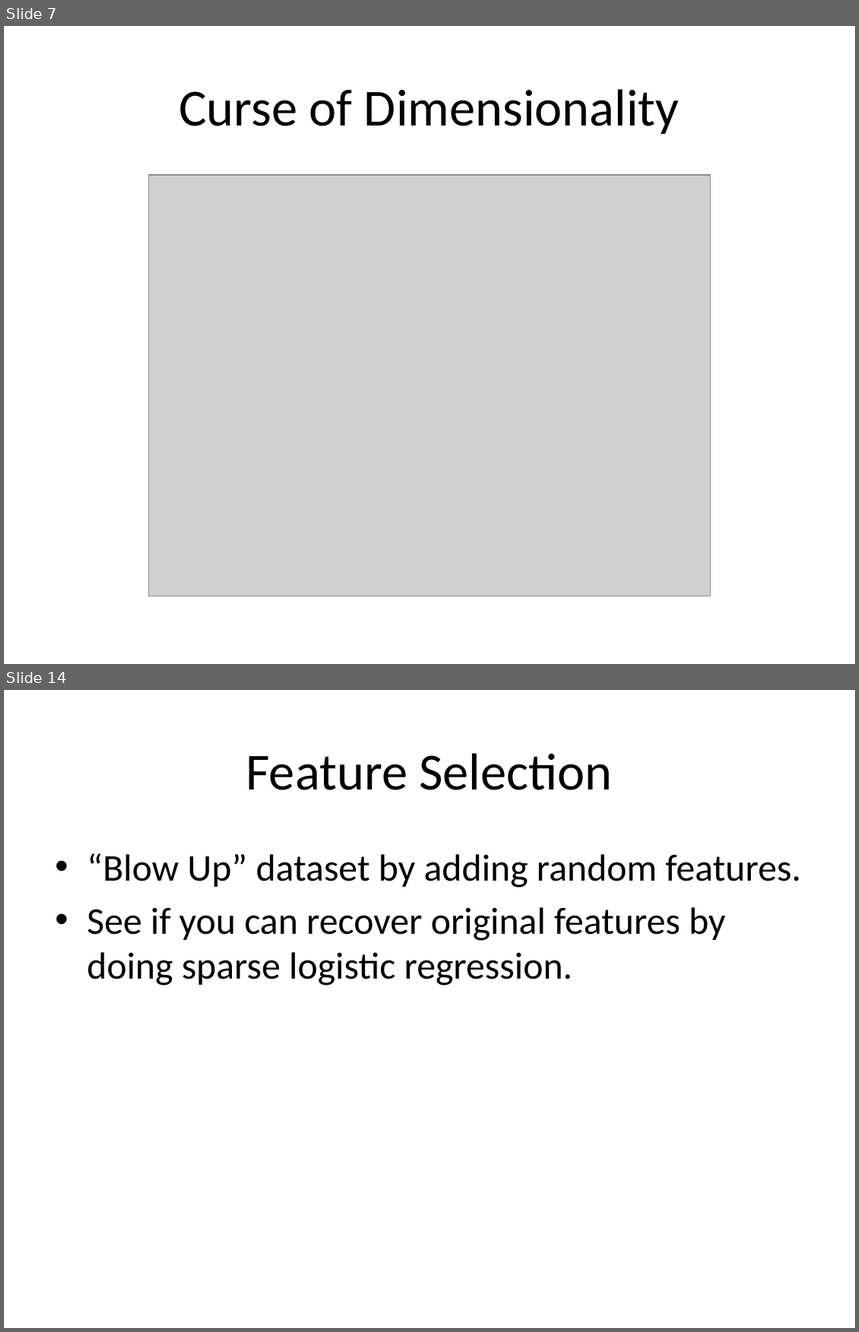
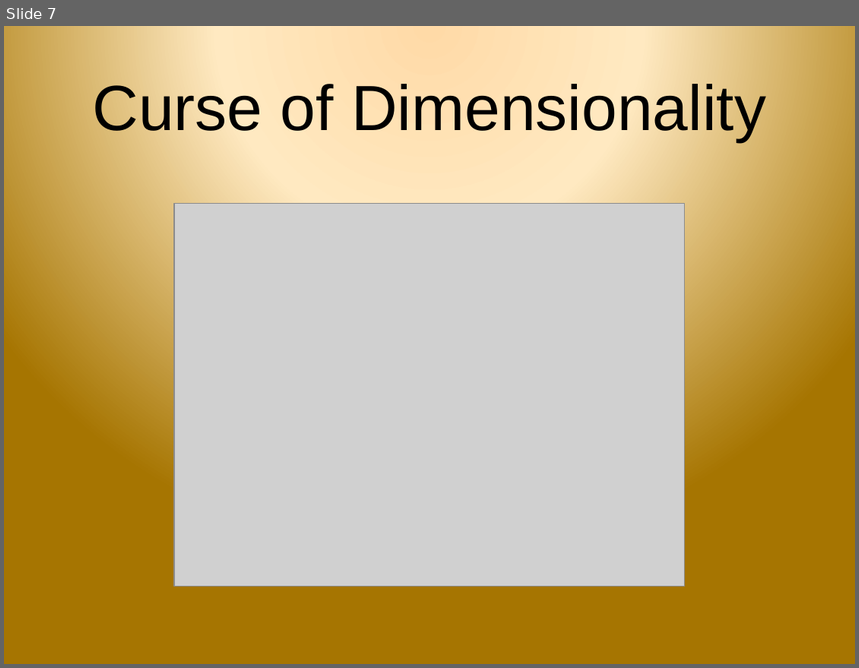
Before and after one commit to samanz/High-Dimensional-Classification, a slide deck: progressReport.pptx. Shown one above the other, each under a label of ours: slides 7 and 14 before the commit, slide 7 after it; the slides between them are not shown. The pictures are 859x1332 and 859x668 pixels, drawn with LibreOffice and Linux fonts; fonts in the diff are those of the drawing; grey boxes stand for pictures; background and template pictures are left out. Boxes give left, top, right and bottom in pixels: in the first picture for what was removed or moved away, otherwise in the second. Text is boxed around its words. In the diff, an @@ line names an element or a change of style, - is before the commit and + after.

```diff
--- a/progressReport.pptx
+++ b/progressReport.pptx
@@ slide 14 removed at [4,690,855,1328], background #FFFFFF @@
@@ title removed at [246,753,612,790] @@
-Feature Selection
@@ text removed at [87,853,801,986] @@
-• “Blow Up” dataset by adding random features.
-• See if you can recover original features by doing sparse logistic regression.
@@ slide 7 changed as well @@
@@ background #FFFFFF to picture (left out) @@
@@ title "Curse of Dimensionality": place and size @@
-title "Curse of Dimensionality" at [179,89,680,134]
+title "Curse of Dimensionality" at [92,79,766,142]
@@ title "Curse of Dimensionality" at [92,79,766,142]: size 44 to 54 pt, font Calibri to Arial @@
@@ picture: place and size @@
-picture at [148,175,711,596]
+picture at [174,203,685,586]
```
Also in this commit, not shown: 6 other slides changed, 14 slides added, 6 other slides removed.
